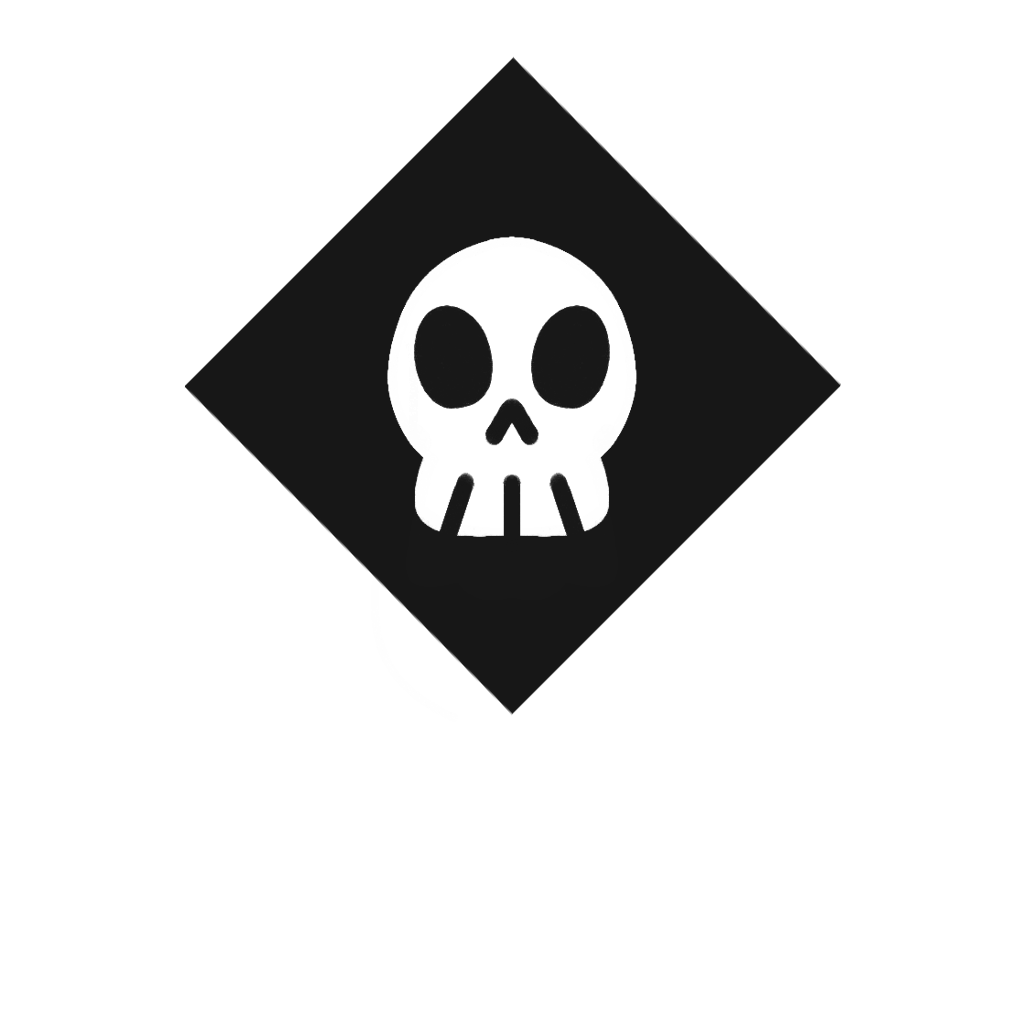
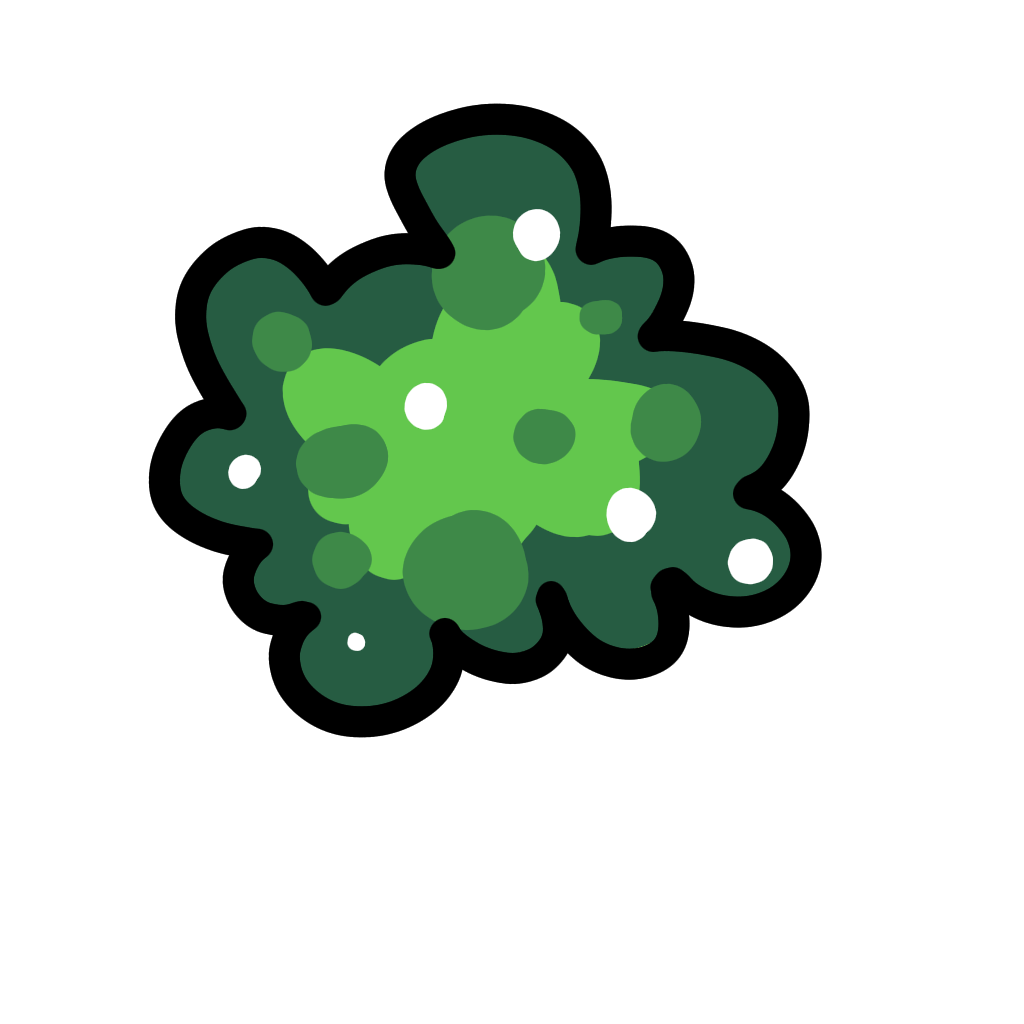
Before/after of a 1024x1024 layered artwork. What changed in the layer stack:
added group "Group 8" with 3 layers above "ATACK" over [148,64,832,738]
moved "Paint Layer 6" into group "Group 8", painted on it over [148,56,841,738]
showed "Paint Layer 5", moved it into group "Group 8", painted on it over [148,64,832,738]
added layer "Paint Layer 7" in group "Group 8" over [148,64,832,738]
moved "Paint Layer 1" into group "ATACK", painted on it over [148,56,841,738]
showed "Paint Layer 3", painted on it over [320,192,704,576]
